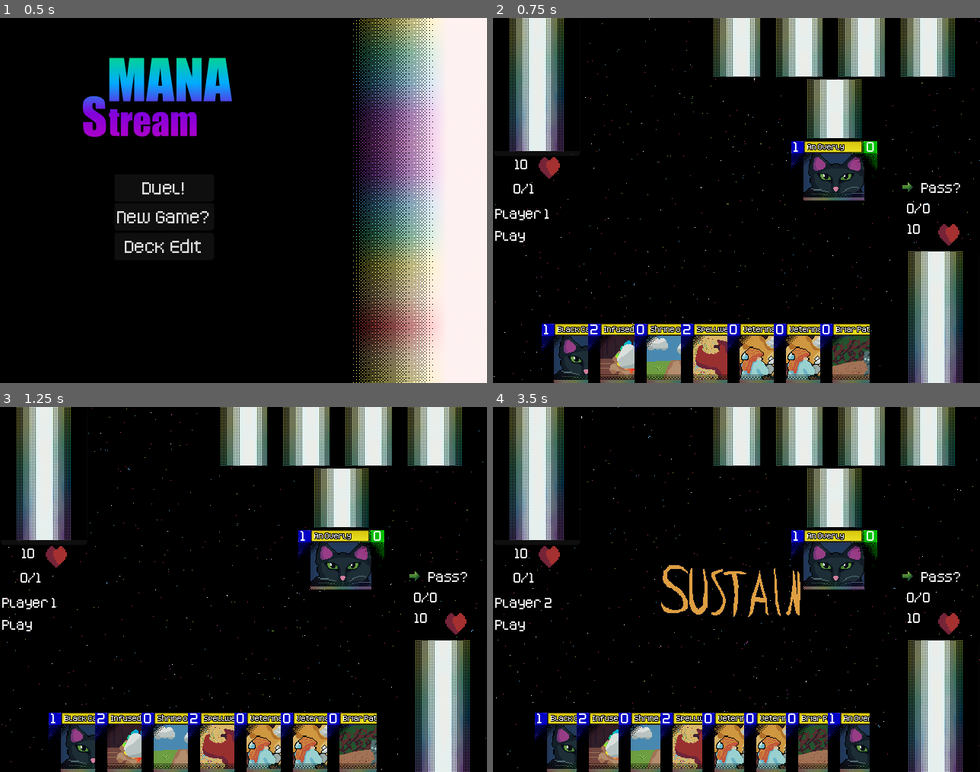
Above: before the commit, frames 1-4 (two rows, left to right).
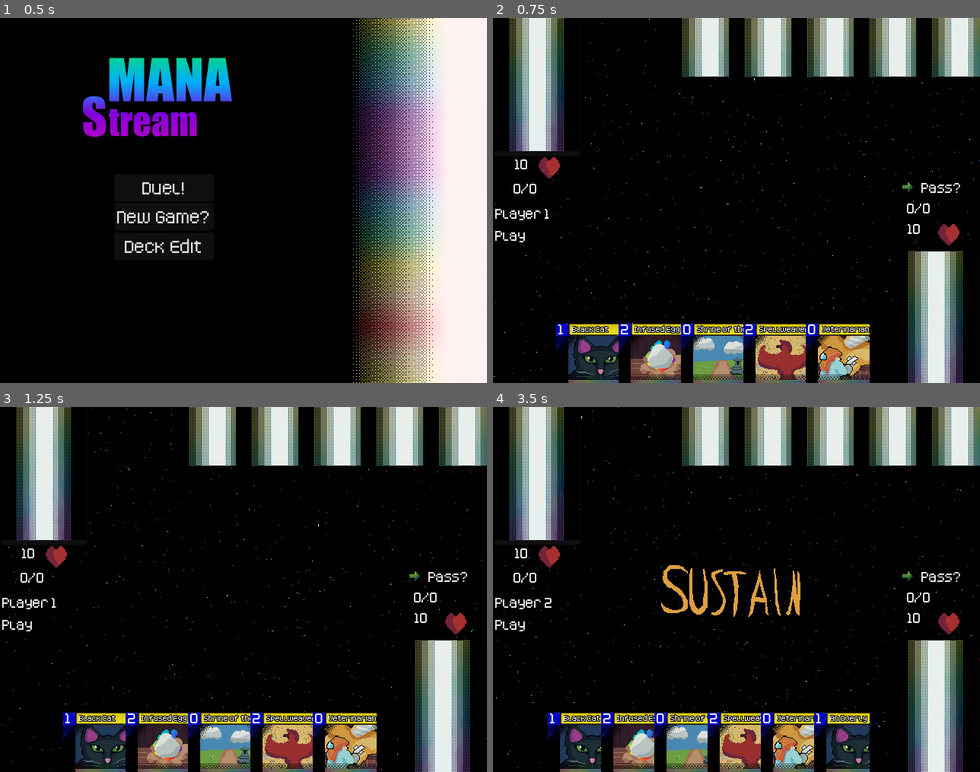
Above: after the commit, the same moments.

Repository: ColbySchexnayder/mana-stream
Game: Godot game, scene res://Scenes/titleScreen.tscn
Same seed, same stepped clock (60 frames per second), same inputs: the game is played once before the commit and once after it.
Inputs (mouse positions are in pixels of both pictures, inside the frame that each line leads up to):
- Up to frame 1 (0.5 s): no input
- Up to frame 2 (0.75 s): click "New Game?" at 0.5 s
- Up to frame 3 (1.25 s): no input
- Up to frame 4 (3.5 s): click (936, 706) at 1.25 s; click (536, 476) at 2 s; click "Pass?" at 2.75 s

Frame 1 is identical in both runs. In frame 2, 21% of the frame differs, in the area x 7-100%, y 0-100%; in frame 3, 21%; in frame 4, 21%.

Commit message:
ai placing mana works but runs twice

Diff:
--- a/AI/ai_manager.gd
+++ b/AI/ai_manager.gd
@@ -75,7 +75,6 @@
 	var best_action : String
 	var highest_score : float
 
-
 	best_action = ""
 	highest_score = -INF
 
@@ -88,7 +87,8 @@
 			highest_score = score
 
 	print("Best action: ", best_action, "\n\n")
-	await actions[best_action].call()
+	#TODO need to give time for action to finish
+	actions[best_action].call()
 
 
 #Seperate decider for the sustain phase to keep things clean
@@ -112,11 +112,11 @@
 			highest_score = score
 
 	print("Best sustain action: ", best_action, "\n\n")
-	await sustain_actions[best_action].call()
+	sustain_actions[best_action].call()
 
 #TODO: This all needs to be changed!
 #TODO: Seriously don't ignore this
-
+#DEPRECATED
 func ai_sustain():
 	#if !ai_summon_zone.is_empty():
 		#ai_hand[0].mana()
@@ -125,7 +125,7 @@
 		#
 	#GmManager.emit_signal("_change_phase")
 	sustain_decider()
-
+#DEPRECATED
 func ai_play():
 	#if !ai_summon_zone.is_empty():
 		#ai_summon_zone[0].attacking()
@@ -166,14 +166,22 @@
 			GmManager.emit_signal("_pass")
 
 #region actions to perform
+# If mana is needed choose a card that can only work in mana first
+# If that's not available choose the highest cost card
+#	If the ai can pay for a high cost card it shouldn't need to play mana right now
 func to_mana():
-
+	#TODO: This is being used twice and tapping the mana automatically; fix this
+	# Maybe only happening the first time?
 	var cards = ai_hand.filter(func(card:Card):
-		card.onlyWorksInMana)
+		return card.onlyWorksInMana)
 
 	if !cards.is_empty():
-		cards[randi()%len(cards)].mana()
+		await cards[randi()%len(cards)].mana()
 		return
+
+	var card = ai_hand.reduce(func(max:Card, card:Card):
+		return card if card.cost > max.cost else max)
+	card.mana()
 
 func tap_for_mana():
 	pass
--- a/Cards/Card.gd
+++ b/Cards/Card.gd
@@ -95,15 +95,23 @@
 	GmManager.emit_signal("_card_summon", self)
 
 func mana() -> void:
-	if currentPosition == position.IN_HAND and GmManager.currentPhase == GmManager.phase.PLAY:
-			card_front.visible = false
-			card_art.visible = false
-			card_back.visible = true
+	if cardOwner == 1:
+		if currentPosition == position.IN_HAND and GmManager.currentPhase == GmManager.phase.PLAY:
+				card_front.visible = false
+				card_art.visible = false
+				card_back.visible = true
+				currentPosition = position.IN_MANA
+				GmManager.emit_signal("_card_to_mana", self)
+		elif currentPosition == position.IN_MANA and !exhausted:
+				GmManager.emit_signal("_add_to_mana", self, 1)
+				exhaust(self)
+	else:
+		if currentPosition == position.IN_HAND and GmManager.currentPhase == GmManager.phase.PLAY:
 			currentPosition = position.IN_MANA
 			GmManager.emit_signal("_card_to_mana", self)
-	elif currentPosition == position.IN_MANA and !exhausted:
-			GmManager.emit_signal("_add_to_mana", self, 1)
-			exhaust(self)
+		elif currentPosition == position.IN_MANA and !exhausted:
+				GmManager.emit_signal("_add_to_mana", self, 2)
+				exhaust(self)
 
 func attacking() -> void:
 	card_info_animation.visible = true
--- a/Cards/CardScripts/shrine_of_the_forge.gd
+++ b/Cards/CardScripts/shrine_of_the_forge.gd
@@ -19,6 +19,8 @@
 	cardDescription = tr("SHRINE_OF_THE_FORGE_ABILITY")#"This card must be played face down in the Mana Zone. When a card enters your field reveal this card and refresh one Mana other than Shrine of the Forge"
 	cardLore = tr("SHRINE_OF_THE_FORGE_LORE")#'"Powerful mages passively release magic all around them. Even the simplest of items they make has ambient magic. Work they pour themselves into can turn even the are they work in to magic"'
 	cost = int(tr("SHRINE_OF_THE_FORGE_COST"))#0
+
+	onlyWorksInMana = true
 
 func _process(_delta: float) -> void:
 	summon_button.hide()
--- a/Cards/CardScripts/shrine_of_the_traveler.gd
+++ b/Cards/CardScripts/shrine_of_the_traveler.gd
@@ -22,7 +22,7 @@
 
 	resourceGatheringVal = 1
 	actionBenefit = 1
-	onlyWorksInMana = 2
+	onlyWorksInMana = true
 
 func _process(_delta: float) -> void:
 	summon_button.hide()
--- a/Scenes/duel.gd
+++ b/Scenes/duel.gd
@@ -127,24 +127,24 @@
 		draw(2)
 
 	#region Add Test Cards
-	var testSpell1 = Veterinarian.constructor()
-	testSpell1.cardOwner = 1
-	testSpell1.currentPosition = Card.position.IN_HAND
-	player1hand.push_front(testSpell1)
-	p_1_hand.add_child(testSpell1)
-
-	var testSpell = Briarpatch.constructor()
-	testSpell.currentPosition = Card.position.IN_HAND
-	player1hand.push_front(testSpell)
-	p_1_hand.add_child(testSpell)
-
-
-	var opponentsDefense = Card.constructor()
-	opponentsDefense.revealed = true
-	opponentsDefense.cardOwner = 2
-	opponentsDefense.currentPosition = Card.position.IN_SUMMON
-	p_2_summon_zone.add_child(opponentsDefense)
-	player2summon.push_front(opponentsDefense)
+	#var testSpell1 = Veterinarian.constructor()
+	#testSpell1.cardOwner = 1
+	#testSpell1.currentPosition = Card.position.IN_HAND
+	#player1hand.push_front(testSpell1)
+	#p_1_hand.add_child(testSpell1)
+#
+	#var testSpell = Briarpatch.constructor()
+	#testSpell.currentPosition = Card.position.IN_HAND
+	#player1hand.push_front(testSpell)
+	#p_1_hand.add_child(testSpell)
+	#
+	#
+	#var opponentsDefense = Card.constructor()
+	#opponentsDefense.revealed = true
+	#opponentsDefense.cardOwner = 2
+	#opponentsDefense.currentPosition = Card.position.IN_SUMMON
+	#p_2_summon_zone.add_child(opponentsDefense)
+	#player2summon.push_front(opponentsDefense)
 	#endregion
 
 	#initialize the text that shows health
@@ -194,7 +194,7 @@
 
 	#Give AI mana for testing
 	#Needs to be done after signals are connected otherwise "card_to_mana" won't work
-	player2hand[0].mana()
+	#player2hand[0].mana()
 
 
 # Keep the text up to date and cards organized
